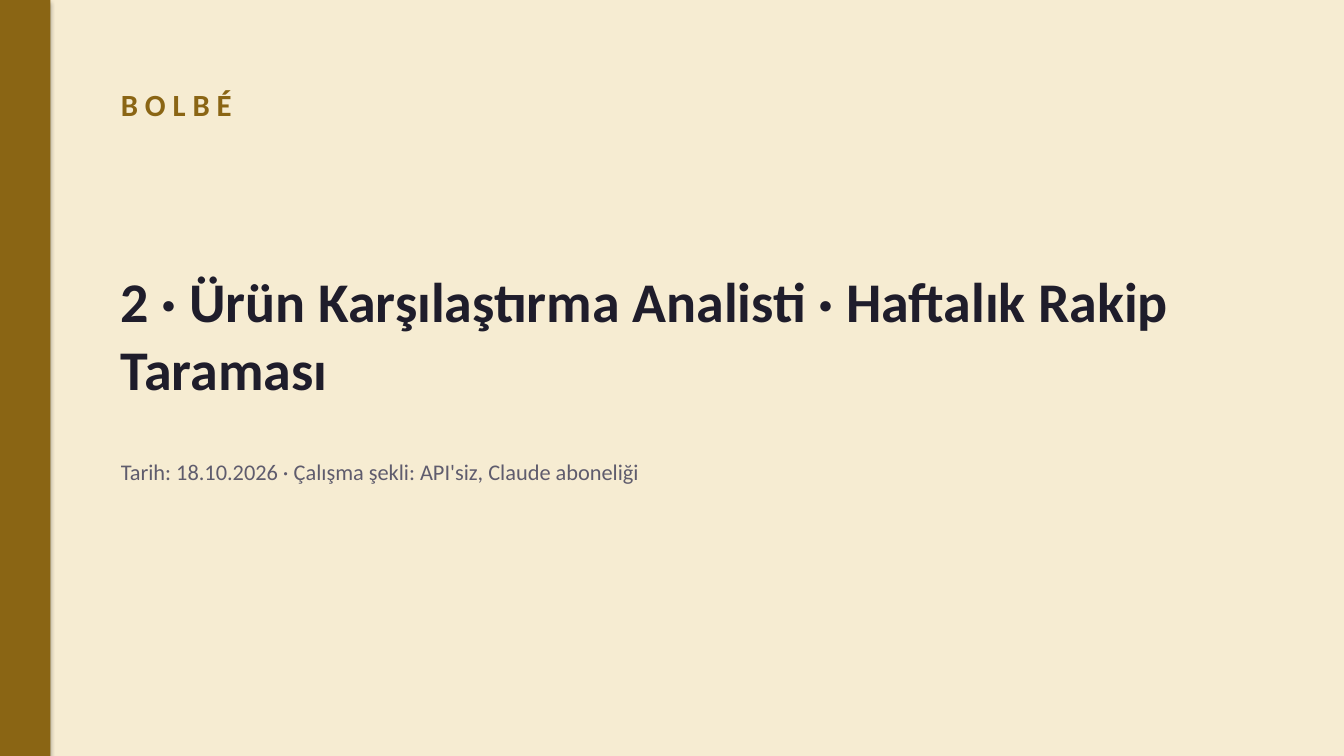
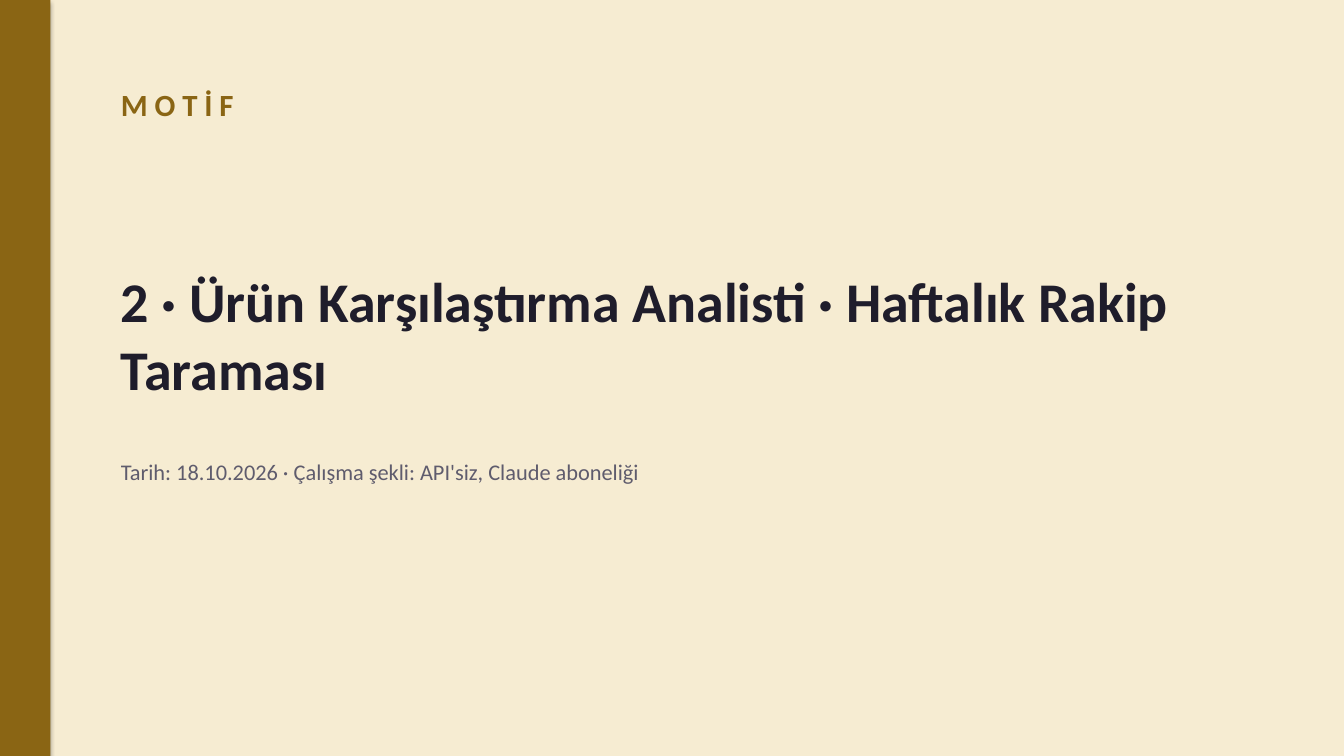
Before and after one commit to rumeysabnzz/ai-agent-team, a slide deck: slide 1 of apisiz/raporlar/2026-10-18-rakip-taramasi/sunum/2-urun-karsilastirma.pptx. Drawn at 1344x756 pixels with LibreOffice and Linux fonts; fonts in the diff are those of the drawing. Boxes give left, top, right and bottom in pixels: in the first picture for what was removed or moved away, otherwise in the second. Text is boxed around its words. In the diff, an @@ line names an element or a change of style, - is before the commit and + after.

```diff
--- a/apisiz/raporlar/2026-10-18-rakip-taramasi/sunum/2-urun-karsilastirma.pptx
+++ b/apisiz/raporlar/2026-10-18-rakip-taramasi/sunum/2-urun-karsilastirma.pptx
@@ text at (121,90,233,116): text changed @@
-B O L B É
+M O T İ F
```
Also in this commit, not shown: 10 other slides changed, 16 other files.
